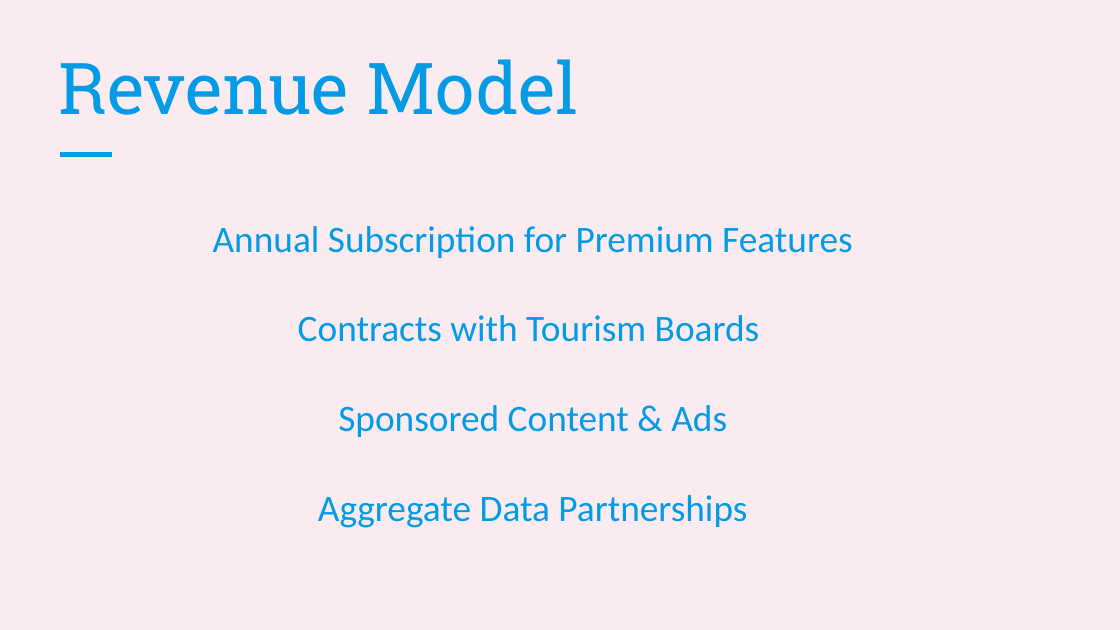
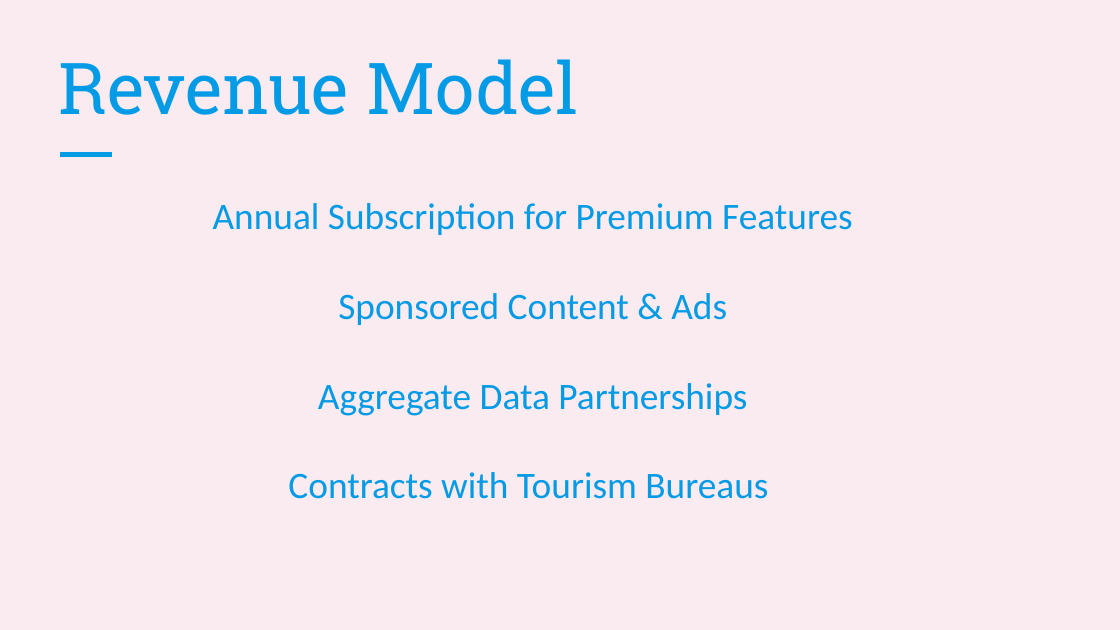
Before and after one commit to CamFord16/DisruptHarlem03, a slide deck: slide 7 of camera_ford/individual_project/Globetrot_Pitchdeck.pptx. Drawn at 1120x630 pixels with LibreOffice and Linux fonts; fonts in the diff are those of the drawing. Boxes give left, top, right and bottom in pixels: in the first picture for what was removed or moved away, otherwise in the second. Text is boxed around its words. In the diff, an @@ line names an element or a change of style, - is before the commit and + after.

```diff
--- a/camera_ford/individual_project/Globetrot_Pitchdeck.pptx
+++ b/camera_ford/individual_project/Globetrot_Pitchdeck.pptx
@@ text at box(298, 315, 760, 342): paragraph removed @@
-Contracts with Tourism Boards
@@ text at box(288, 472, 768, 499): paragraph added @@
+Contracts with Tourism Bureaus
```
Also in this commit, not shown: 1 other slide changed, 5 other files.
